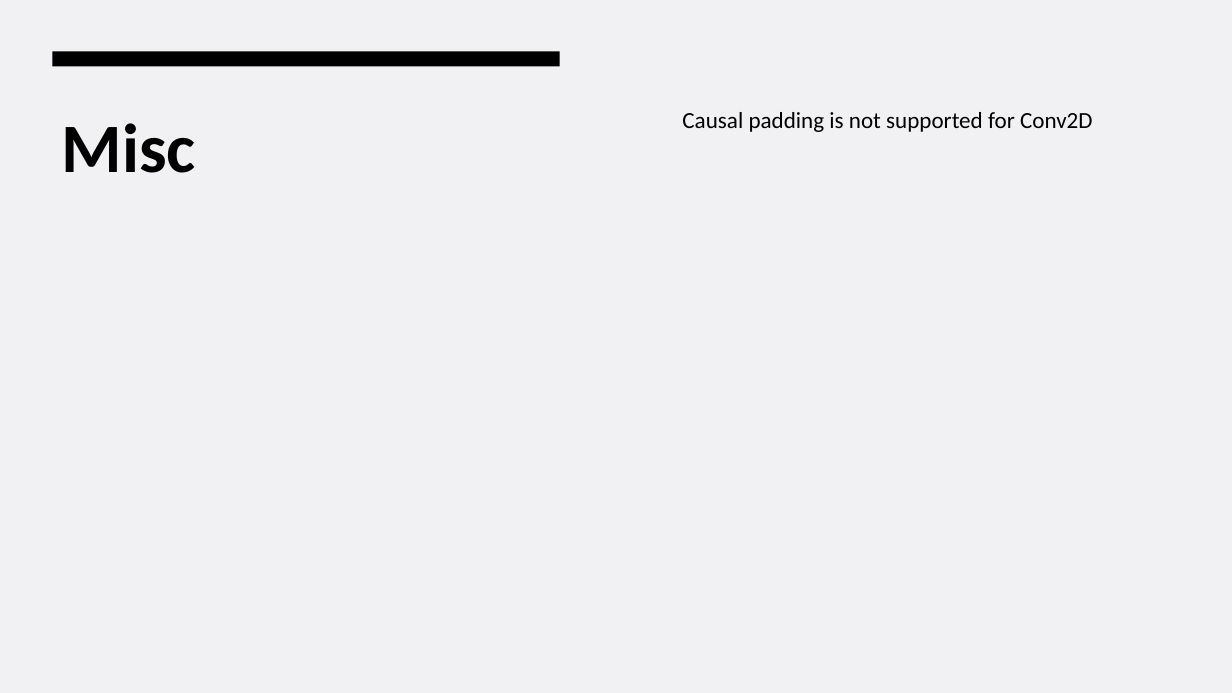
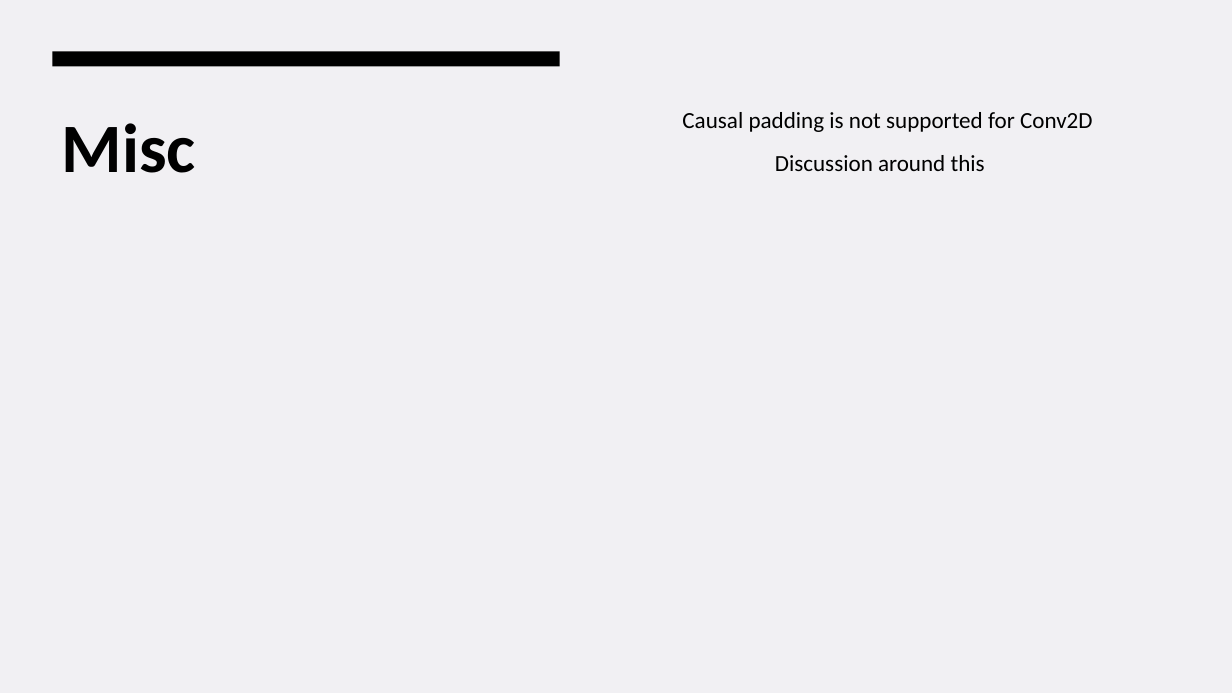
Before and after one commit to sjurmsc/MSC2023, a slide deck: slide 7 of Meeting Presentations/06.10.2022_General_meeting.pptx (slide 6 before the commit). Drawn at 1232x693 pixels with LibreOffice and Linux fonts; fonts in the diff are those of the drawing. Boxes give left, top, right and bottom in pixels: in the first picture for what was removed or moved away, otherwise in the second. Text is boxed around its words. In the diff, an @@ line names an element or a change of style, - is before the commit and + after.

```diff
--- a/Meeting Presentations/06.10.2022_General_meeting.pptx
+++ b/Meeting Presentations/06.10.2022_General_meeting.pptx
@@ text at [775,155,985,171]: paragraph added @@
+Discussion around this
```
Also in this commit, not shown: 1 slide added, 3 other files.
